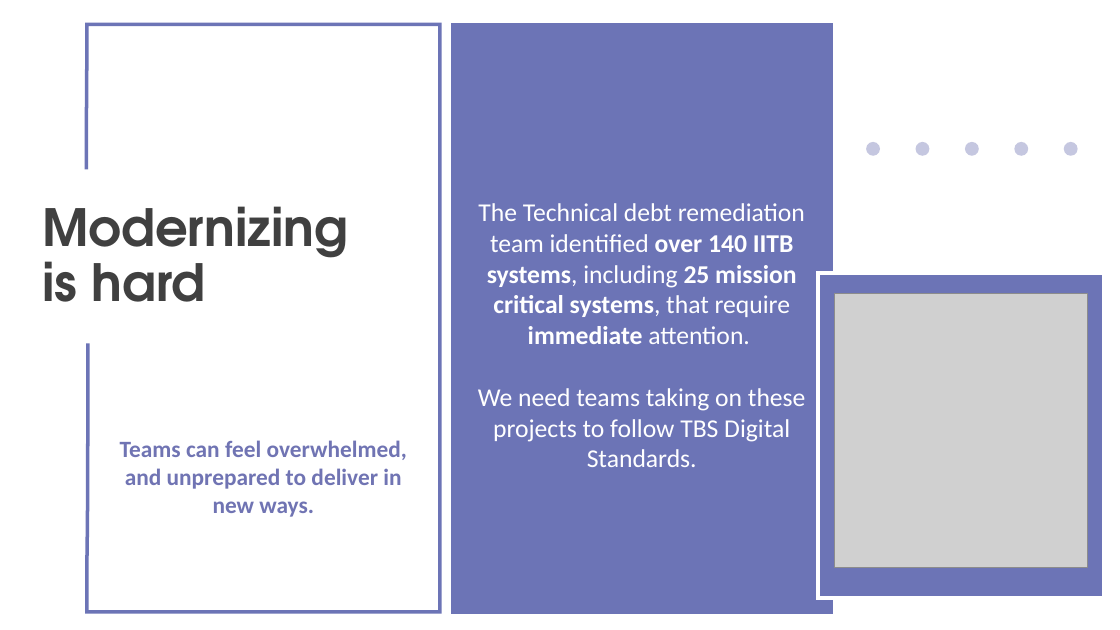
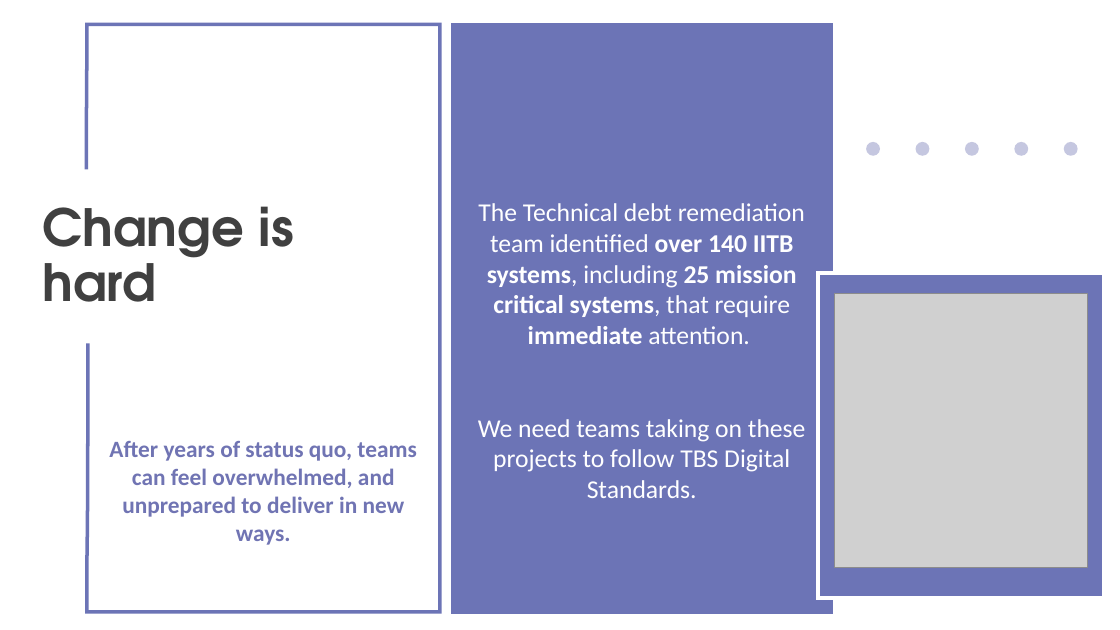
Before and after one commit to stephanieDG/digital-dojo, a slide deck: slide 2 of reading-material/Digital_Dojo_-_2021-04-08.pptx. Drawn at 1120x630 pixels with LibreOffice and Linux fonts; fonts in the diff are those of the drawing; grey boxes stand for pictures. Boxes give left, top, right and bottom in pixels: in the first picture for what was removed or moved away, otherwise in the second. Text is boxed around its words. In the diff, an @@ line names an element or a change of style, - is before the commit and + after.

```diff
--- a/reading-material/Digital_Dojo_-_2021-04-08.pptx
+++ b/reading-material/Digital_Dojo_-_2021-04-08.pptx
@@ title at bbox=[42, 206, 294, 302]: text changed @@
-Modernizing is hard
+Change is hard
@@ text "The Technical debt remediation team ..." rewrapped from bbox=[478, 203, 806, 467] to bbox=[478, 203, 806, 498] @@
@@ text at bbox=[109, 441, 416, 545]: text changed @@
-Teams can feel overwhelmed, and unprepared to deliver in new ways.
+After years of status quo, teams can feel overwhelmed, and unprepared to deliver in new ways.
```
Also in this commit, not shown: 4 other slides changed.
